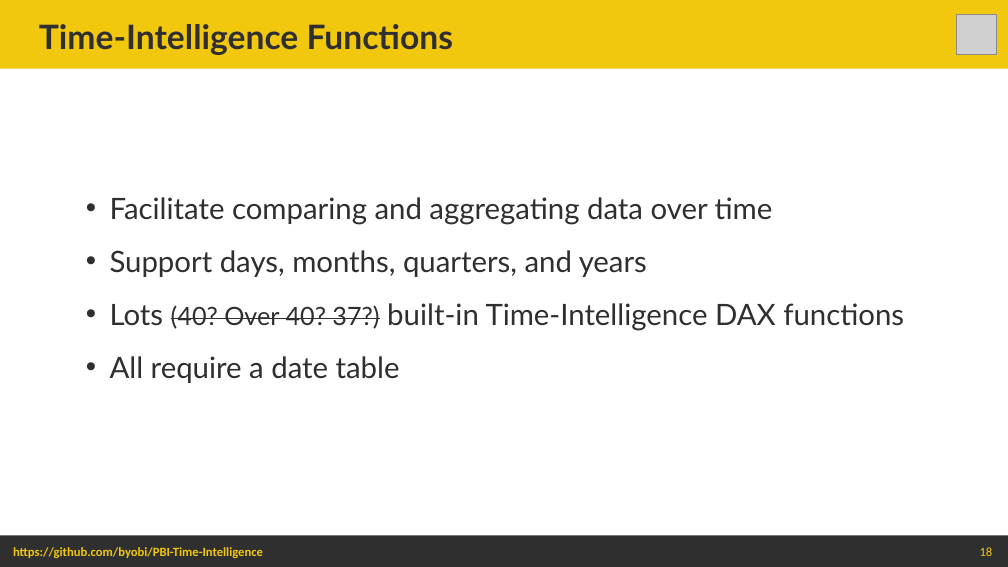
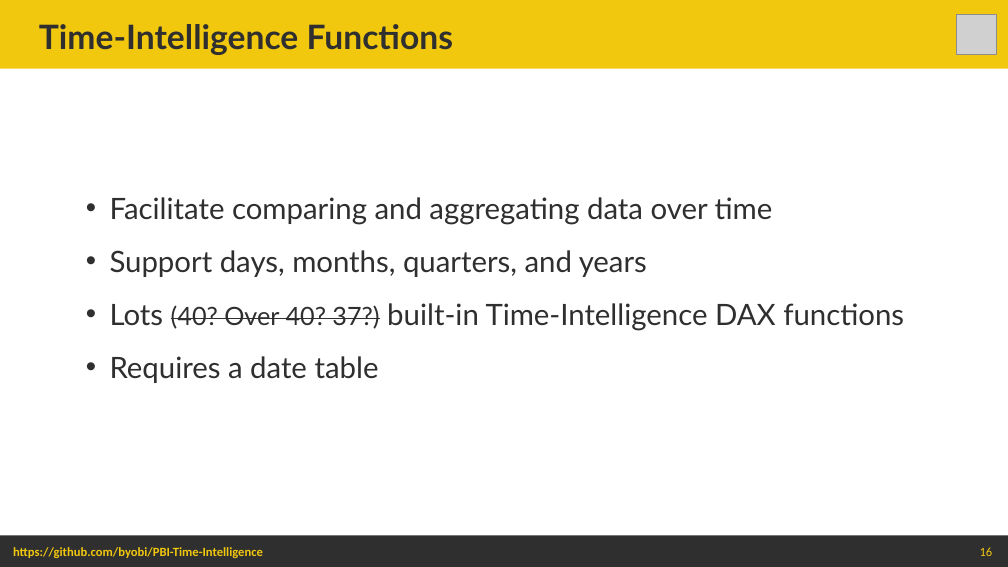
Before and after one commit to byobi/PBI-Time-Intelligence, a slide deck: slide 16 of Power BI Time Intelligence - Beyond the Basics.pptx (slide 18 before the commit). Drawn at 1008x567 pixels with LibreOffice and Linux fonts; fonts in the diff are those of the drawing; grey boxes stand for pictures. Boxes give left, top, right and bottom in pixels: in the first picture for what was removed or moved away, otherwise in the second. Text is boxed around its words. In the diff, an @@ line names an element or a change of style, - is before the commit and + after.

```diff
--- a/Power BI Time Intelligence - Beyond the Basics.pptx
+++ b/Power BI Time Intelligence - Beyond the Basics.pptx
@@ text at [110, 356, 379, 383]: text changed @@
-• All require a date table
+• Requires a date table
```
Also in this commit, not shown: 4 other slides changed, 4 slides added, 2 slides removed.
